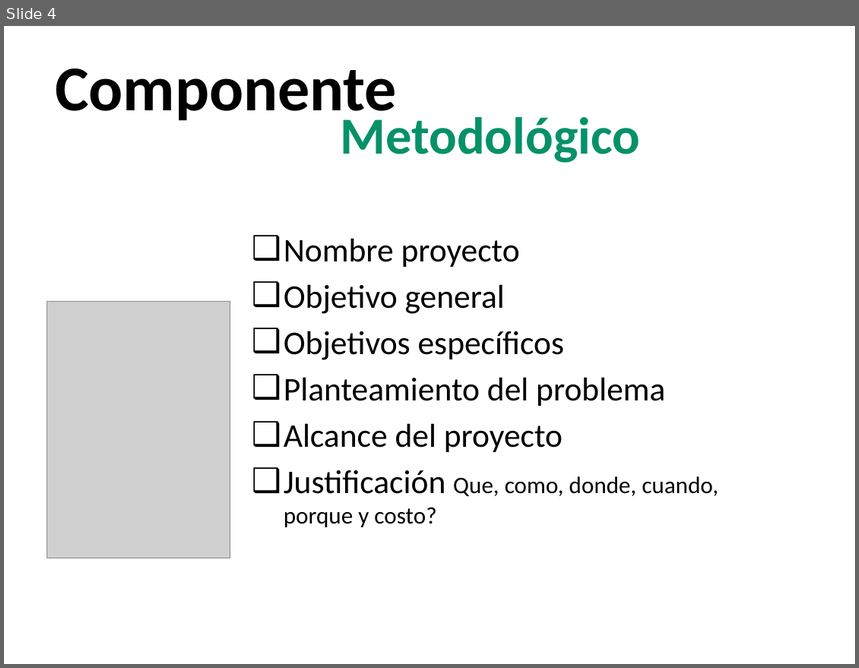
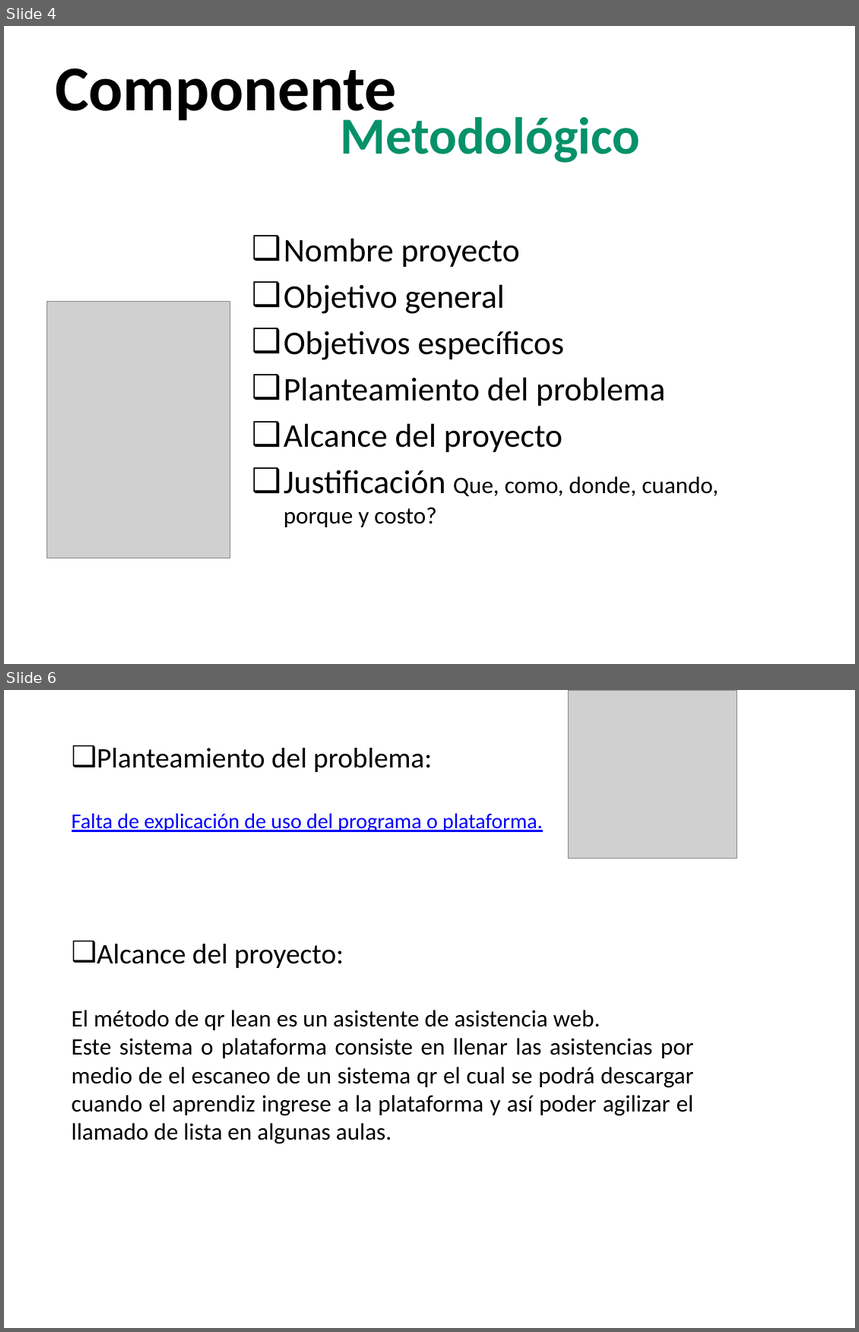
Before and after one commit to Qrlean/Proyecto, a slide deck: presentacionProyecto.pptx. Shown one above the other, each under a label of ours: slide 4 before the commit, slides 4 and 6 after it; the slides between them are not shown. The pictures are 859x668 and 859x1332 pixels, drawn with LibreOffice and Linux fonts; fonts in the diff are those of the drawing; grey boxes stand for pictures; background and template pictures are left out. Boxes give left, top, right and bottom in pixels: in the first picture for what was removed or moved away, otherwise in the second. Text is boxed around its words. In the diff, an @@ line names an element or a change of style, - is before the commit and + after.

```diff
--- a/presentacionProyecto.pptx
+++ b/presentacionProyecto.pptx
@@ slide 6 added at (4,690,855,1328), background picture (left out) @@
@@ picture added at (569,690,737,859) @@
@@ text added at (72,748,694,1144), 20 pt, text #000000 @@
+❑ Planteamiento del problema:
+Falta de explicación de uso del programa o plataforma.
+❑ Alcance del proyecto:
+El método de qr lean es un asistente de asistencia web.
+Este sistema o plataforma consiste en llenar las asistencias por medio de el escaneo de un sistema qr el cual se podrá descargar cuando el aprendiz ingrese a la plataforma y así poder agilizar el llamado de lista en algunas aulas.
```
Also in this commit, not shown: 1 slide changed, 16 other slides added, 3 other files.
